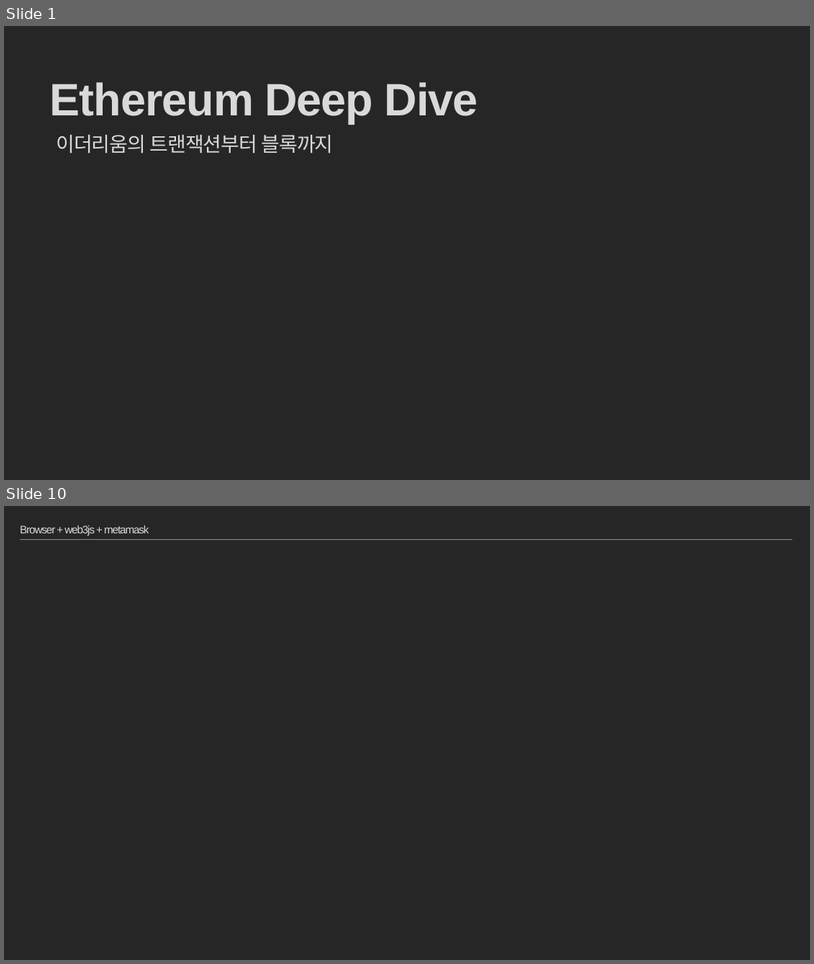
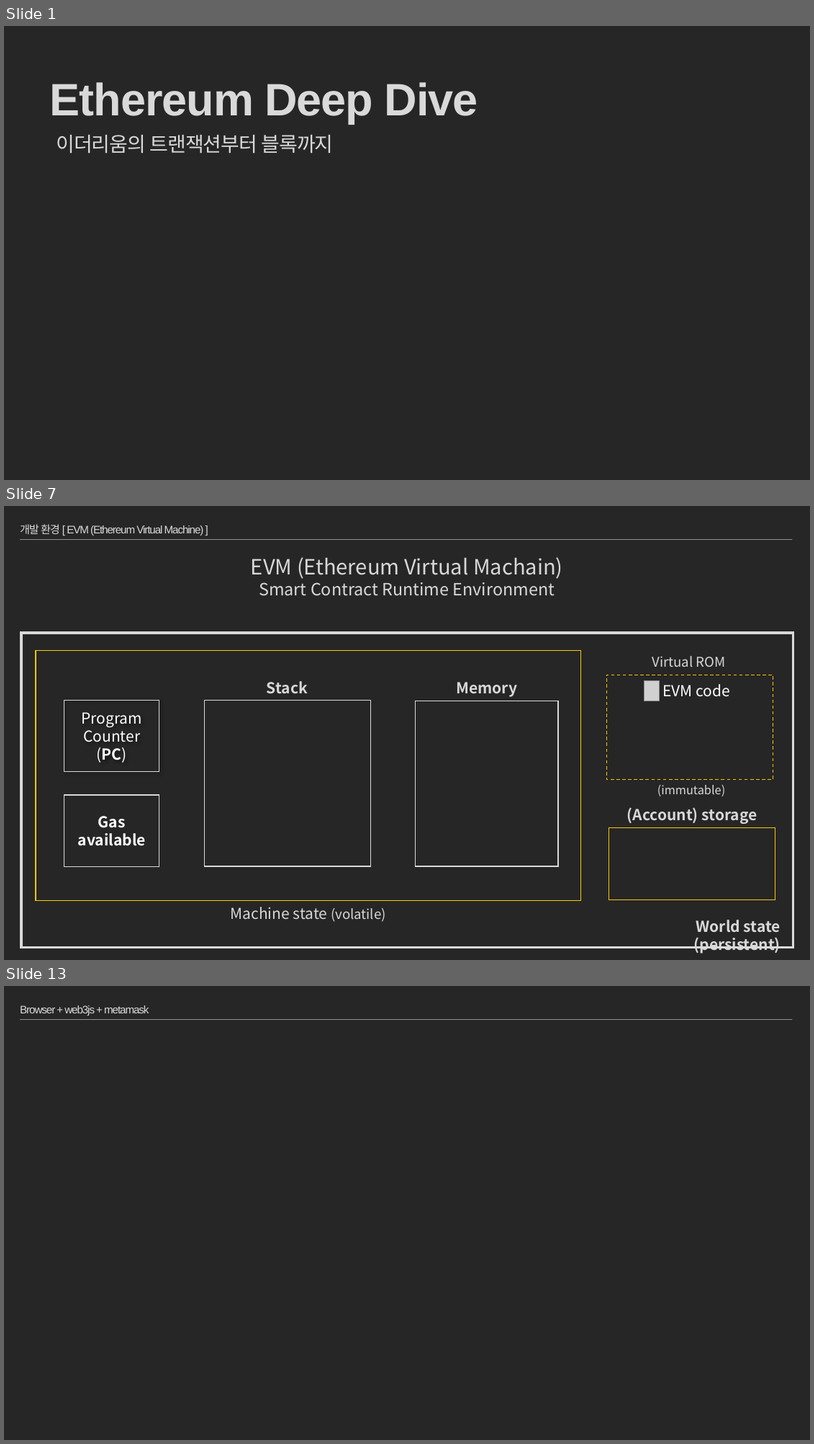
Before and after one commit to moss0801/blockchain-doc, a slide deck: General/Blockchain Part2.pptx. Shown one above the other, each under a label of ours: slides 1 and 10 before the commit, slides 1, 7 and 13 after it; the slides between them are not shown. The pictures are 814x964 and 814x1444 pixels, drawn with LibreOffice and Linux fonts; fonts in the diff are those of the drawing; grey boxes stand for pictures. Boxes give left, top, right and bottom in pixels: in the first picture for what was removed or moved away, otherwise in the second. Text is boxed around its words. In the diff, an @@ line names an element or a change of style, - is before the commit and + after.

Commit message:
add ethereum prcie, gasFeehistory, blockchain part2 flow , solidity, metamask, token bytecode, token abi gasPrice hisotry

```diff
--- a/General/Blockchain Part2.pptx
+++ b/General/Blockchain Part2.pptx
@@ slide 7 added at (4, 506, 810, 960), background #262626; not listed: 1 template element that a slide beside it also shows @@
@@ title added at (20, 524, 204, 536), 13 pt, text #D9D9D9 @@
+개발 환경 [ EVM (Ethereum Virtual Machine) ]
@@ text added at (251, 557, 563, 596), 20 pt, text #D9D9D9 @@
+EVM (Ethereum Virtual Machain)
+Smart Contract Runtime Environment
@@ rectangle added at (21, 633, 793, 947), outline #D9D9D9 3 pt @@
@@ rectangle added at (36, 651, 581, 901), outline #FFC700 1 pt @@
@@ group added at (607, 656, 774, 796): 2 texts, 1 rectangle, 1 picture @@
+EVM code
+(immutable)
+Virtual ROM
@@ text added at (267, 681, 308, 694), 18 pt, text #D8D8D8, bold @@
+Stack
@@ text added at (456, 682, 517, 697), 18 pt, text #D8D8D8, bold @@
+Memory
@@ rectangle added at (64, 700, 160, 772), outline #D9D9D9 1 pt, 18 pt, text #FFFFFF @@
+Program
+Counter
+(PC)
@@ rectangle added at (204, 700, 371, 866), outline #D9D9D9 1 pt @@
@@ rectangle added at (415, 701, 558, 867), outline #D9D9D9 1 pt @@
@@ rectangle added at (64, 795, 160, 866), outline #D9D9D9 1 pt, 18 pt, text #FFFFFF, bold @@
+Gas
+available
@@ text added at (628, 807, 758, 824), 18 pt, text #D8D8D8, bold @@
+(Account) storage
@@ rectangle added at (610, 827, 777, 899), outline #FFC700 1 pt @@
@@ text added at (231, 906, 386, 921), 18 pt, text #D8D8D8 @@
+Machine state (volatile)
@@ text added at (694, 919, 781, 953), 18 pt, text #D8D8D8, bold @@
+World state (persistent)
@@ what was slide 10 is now slide 13 @@
```
Also in this commit, not shown: 18 slides changed, 14 other slides added, 10 slides removed, 2 other files.
